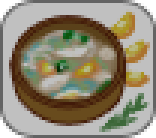
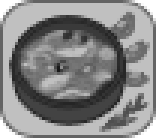
Two versions of the same layered image (156×138). Layer-by-layer changes:
pixels changed over [9, 9, 150, 132] (layer not identified)
